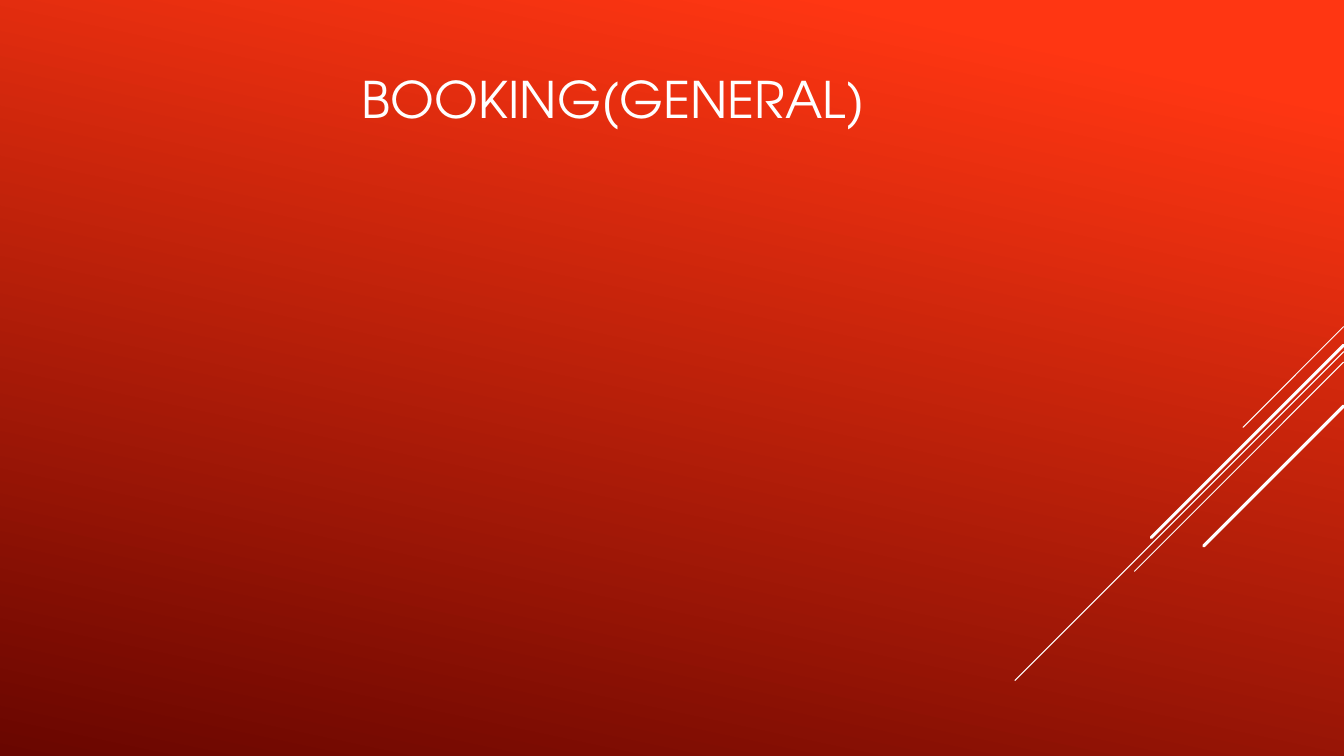
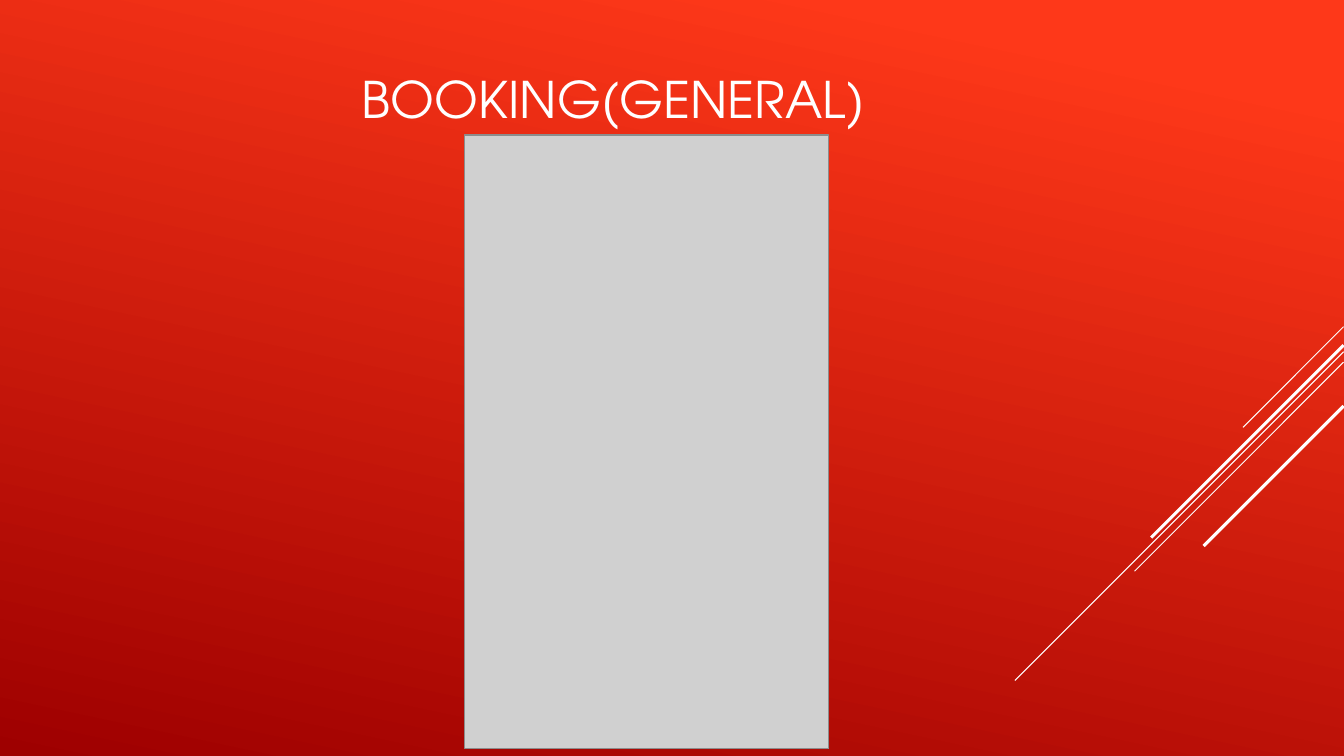
Before and after one commit to tajaniz95/WebProgrammingProjects, a slide deck: slide 7 of Project4/Online virtual agent.pptx (slide 8 before the commit). Drawn at 1344x756 pixels with LibreOffice and Linux fonts; fonts in the diff are those of the drawing; grey boxes stand for pictures. Boxes give left, top, right and bottom in pixels: in the first picture for what was removed or moved away, otherwise in the second. Text is boxed around its words. In the diff, an @@ line names an element or a change of style, - is before the commit and + after.

```diff
--- a/Project4/Online virtual agent.pptx
+++ b/Project4/Online virtual agent.pptx
@@ background gradient #FF3712 to #6A0600 to gradient #FE3819 to #9E0000 @@
@@ title "BOOKING(GENERAL)" at (362,80,865,143): indent changed @@
@@ picture added at (465,135,829,749) @@
```
Also in this commit, not shown: 9 other slides changed, 1 slide added, 2 slides removed, 31 other files.
